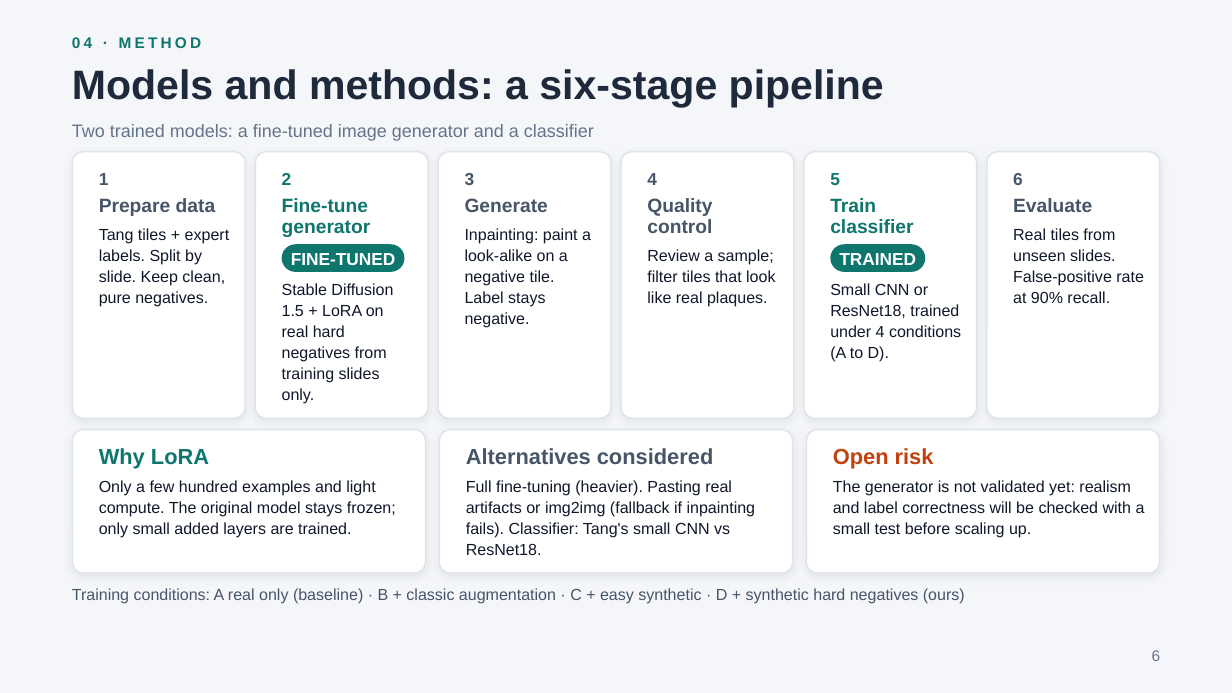
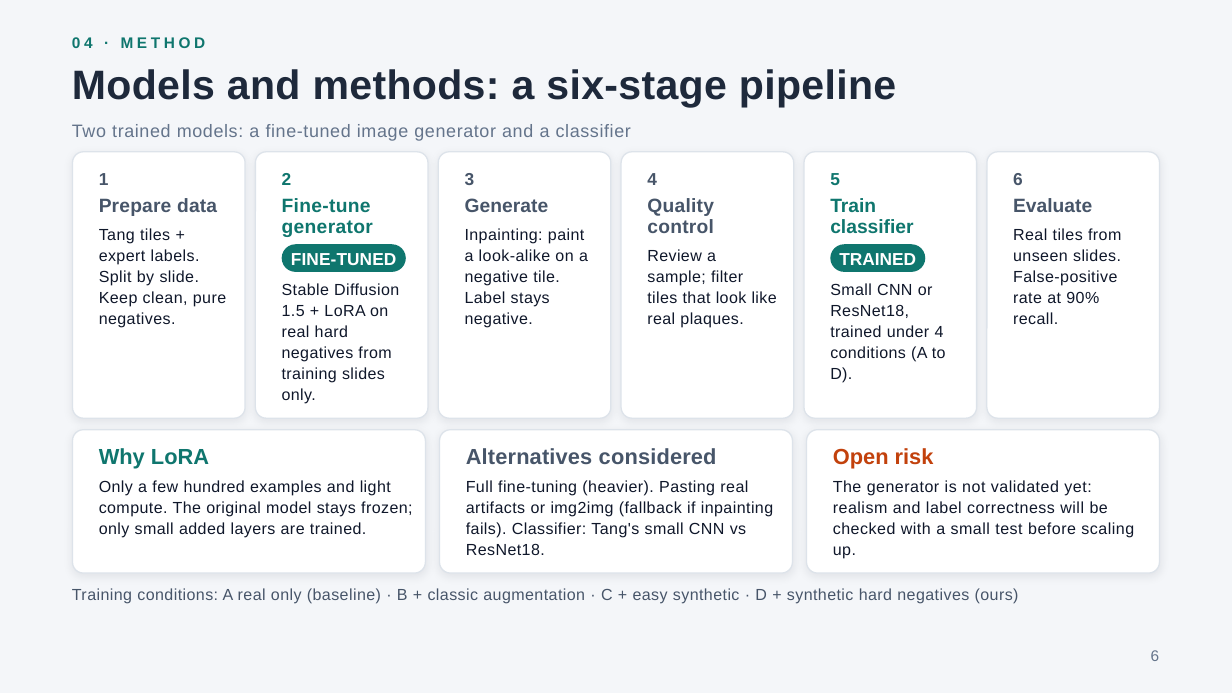
Before and after one commit to lucasboet/PlaqueGuard, a slide deck: slide 6 of GenAI_proposal_slides.pptx. Drawn at 1232x693 pixels with LibreOffice and Linux fonts; fonts in the diff are those of the drawing. Boxes give left, top, right and bottom in pixels: in the first picture for what was removed or moved away, otherwise in the second. Text is boxed around its words. In the diff, an @@ line names an element or a change of style, - is before the commit and + after.

Commit message:
Update slides: rename to PlaqueGuard and update framing

```diff
--- a/GenAI_proposal_slides.pptx
+++ b/GenAI_proposal_slides.pptx
@@ text "04 · METHOD" at [72,37,206,48]: letter spacing 2.5 to 2.8 pt @@
@@ text "Two trained models: a fine-tuned ..." at [72,124,631,141]: letter spacing 0 to 0.5 pt @@
@@ text "Prepare data" at [99,198,217,216]: letter spacing 0 to 0.1 pt @@
@@ letter spacing 0 to 0.2 pt in 3 elements at [72,69,896,107], [282,198,373,237], [647,198,714,233] @@
@@ freeform shape "FINE-TUNED" at [282,244,406,272]: letter spacing 0 to 0.1 pt; outline redrawn @@
@@ letter spacing 0 to 0.3 pt in 9 elements at [99,228,226,328], [282,283,399,404], [465,228,588,328], [830,283,946,383], [1013,228,1121,324], [466,480,773,555], [72,588,1019,604], [99,480,413,538], [647,249,777,328] @@
@@ text "Alternatives considered" at [466,448,717,464]: letter spacing 0 to 0.1 pt @@
@@ text "The generator is not validated ..." at [833,480,1134,559]: letter spacing 0 to 0.4 pt @@
```
Also in this commit, not shown: 7 other slides changed, 1 other file.
